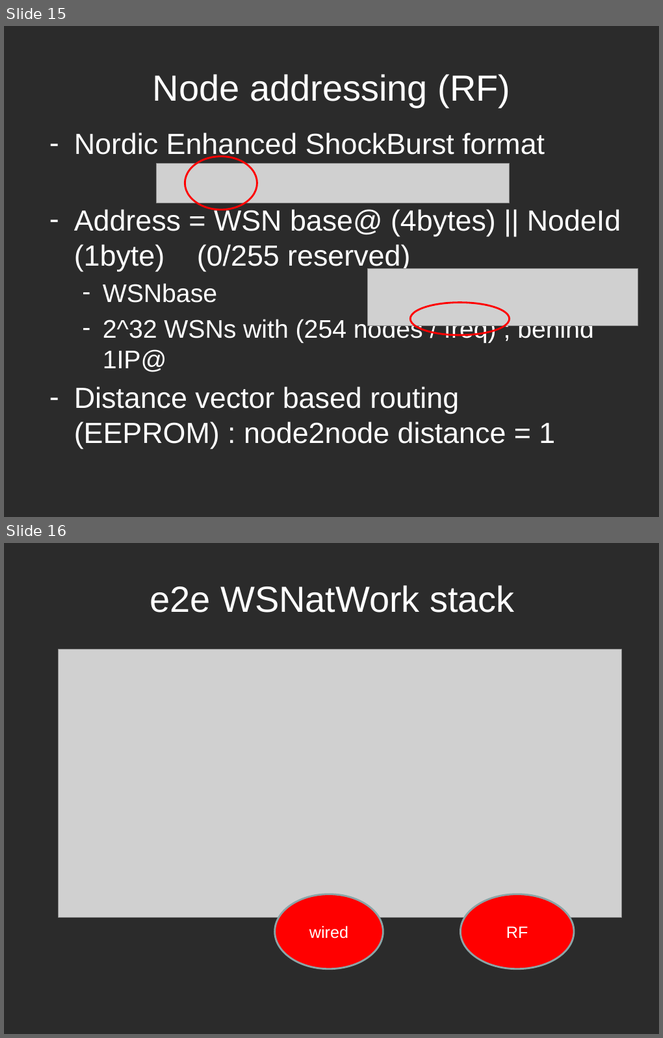
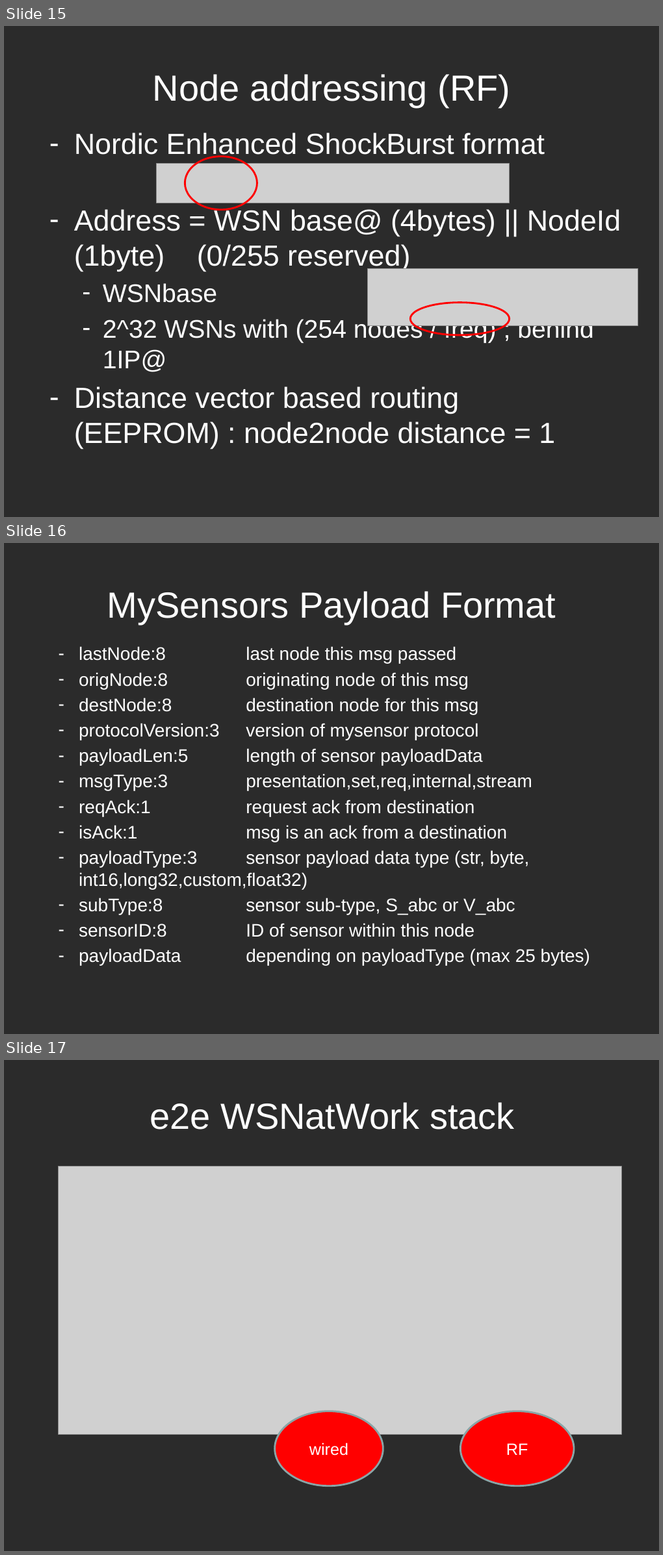
Before and after one commit to WSNhub/WSN-at-Work, a slide deck: workshop1x/WSNatwork - workshop1 - 1.pptx. Shown one above the other, each under a label of ours: slides 15 and 16 before the commit, slides 15, 16 and 17 after it. The pictures are 663x1038 and 663x1555 pixels, drawn with LibreOffice and Linux fonts; fonts in the diff are those of the drawing; grey boxes stand for pictures; background and template pictures are left out; a plain dark background stands for a picture behind light text. Boxes give left, top, right and bottom in pixels: in the first picture for what was removed or moved away, otherwise in the second. Text is boxed around its words. In the diff, an @@ line names an element or a change of style, - is before the commit and + after.

```diff
--- a/workshop1x/WSNatwork - workshop1 - 1.pptx
+++ b/workshop1x/WSNatwork - workshop1 - 1.pptx
@@ slide 16 added at (4, 543, 659, 1034), background picture (left out) @@
@@ title added at (107, 591, 556, 624), 40 pt, text #FFFFFF @@
+MySensors Payload Format
@@ text added at (79, 646, 590, 965), 20 pt, text #FFFFFF @@
+  – lastNode:8 last node this msg passed
+  – origNode:8 originating node of this msg
+  – destNode:8 destination node for this msg
+  – protocolVersion:3 version of mysensor protocol
+  – payloadLen:5 length of sensor payloadData
+  – msgType:3 presentation,set,req,internal,stream
+  – reqAck:1 request ack from destination
+  – isAck:1 msg is an ack from a destination
+  – payloadType:3 sensor payload data type (str, byte, int16,long32,custom,float32)
+  – subType:8 sensor sub-type, S_abc or V_abc
+  – sensorID:8 ID of sensor within this node
+  – payloadData depending on payloadType (max 25 bytes)
@@ what was slide 16 is now slide 17 @@
```
Also in this commit, not shown: 1 other file.
